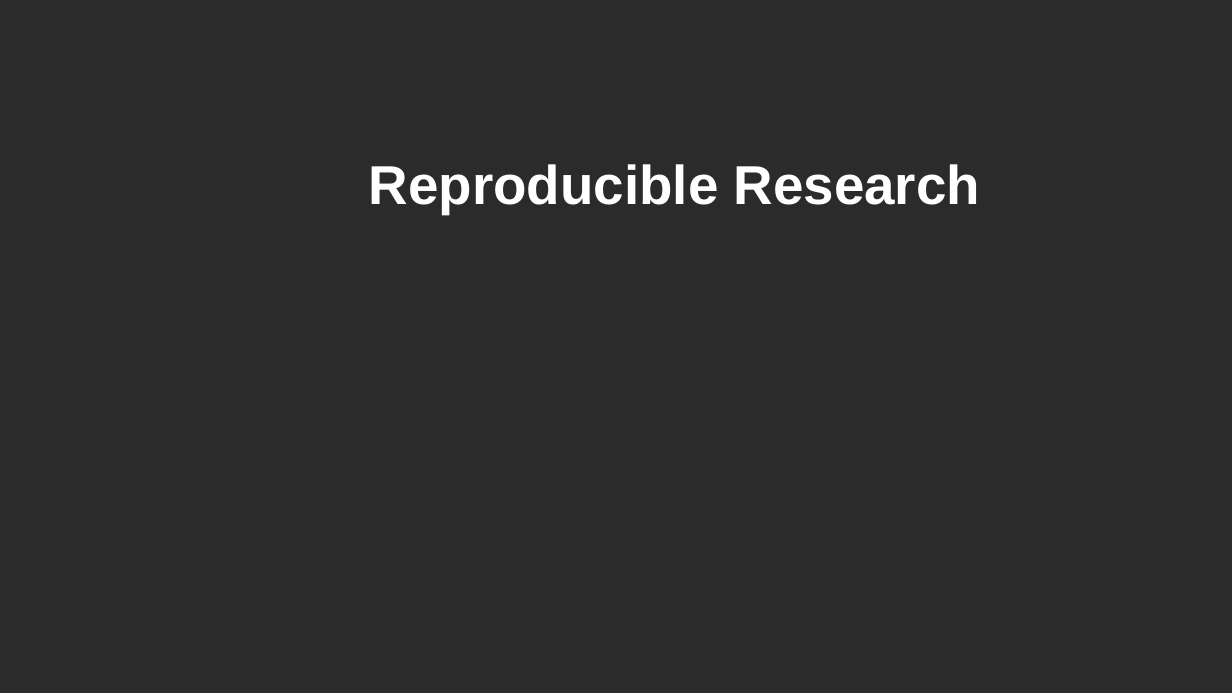
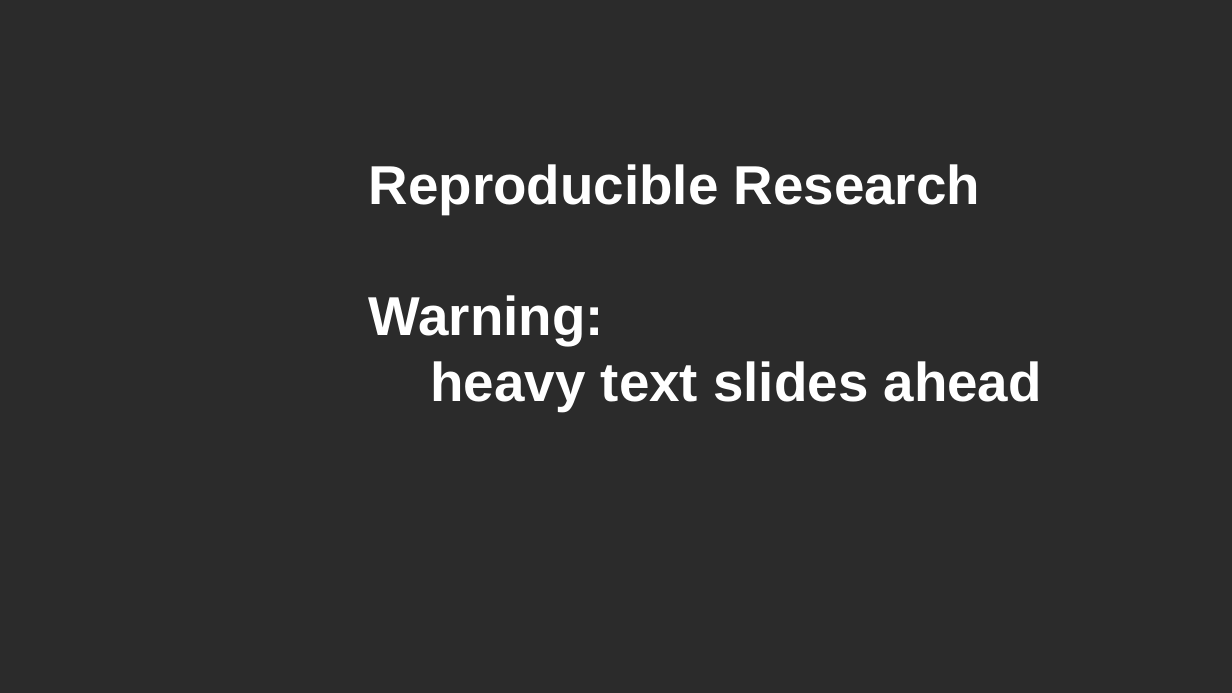
Before and after one commit to olafjanssen/ads-dv, a slide deck: slide 5 of Slides/DV02 - Reproducible Research and Exploratory Visualization with Matplotlib.pptx. Drawn at 1232x693 pixels with LibreOffice and Linux fonts; fonts in the diff are those of the drawing; background and template pictures are left out; a plain dark background stands for a picture behind light text. Boxes give left, top, right and bottom in pixels: in the first picture for what was removed or moved away, otherwise in the second. Text is boxed around its words. In the diff, an @@ line names an element or a change of style, - is before the commit and + after.

```diff
--- a/Slides/DV02 - Reproducible Research and Exploratory Visualization with Matplotlib.pptx
+++ b/Slides/DV02 - Reproducible Research and Exploratory Visualization with Matplotlib.pptx
@@ title at box(369, 164, 1042, 411): text changed @@
-Reproducible Research
+Reproducible Research
+Warning:
+heavy text slides ahead
```
Also in this commit, not shown: 5 other slides changed, 1 slide added, 2 other files.
